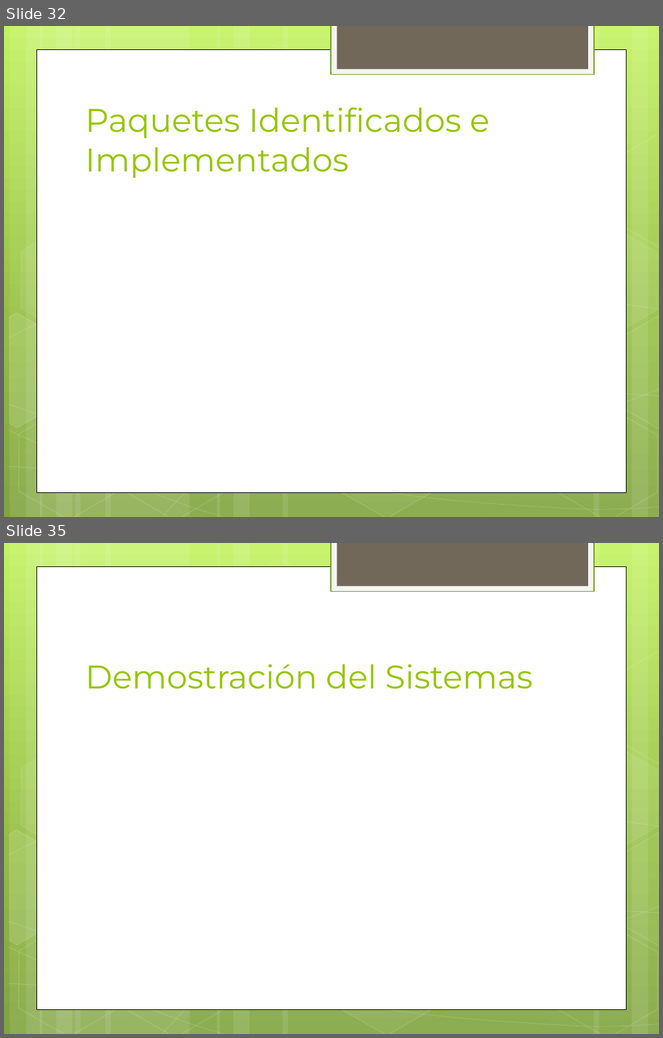
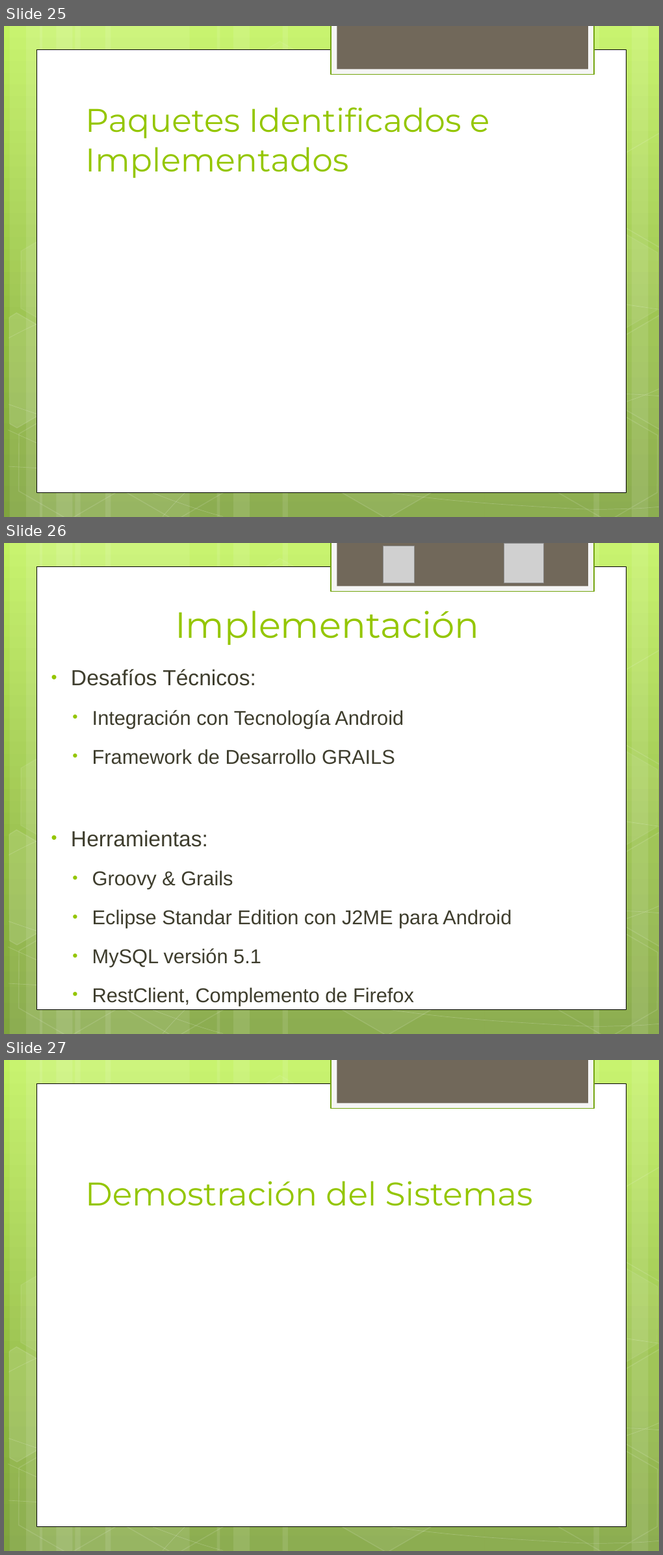
Before and after one commit to ptissera/habilitacion-profesional-2012-4k4, a slide deck: Documentacion/Proyecto/Presentacion Final/Exposicion Final.pptx. Shown one above the other, each under a label of ours: slides 32 and 35 before the commit, slides 25, 26 and 27 after it; the slides between them are not shown. The pictures are 663x1038 and 663x1555 pixels, drawn with LibreOffice and Linux fonts; fonts in the diff are those of the drawing; grey boxes stand for pictures. Boxes give left, top, right and bottom in pixels: in the first picture for what was removed or moved away, otherwise in the second. Text is boxed around its words. In the diff, an @@ line names an element or a change of style, - is before the commit and + after.

```diff
--- a/Documentacion/Proyecto/Presentacion Final/Exposicion Final.pptx
+++ b/Documentacion/Proyecto/Presentacion Final/Exposicion Final.pptx
@@ slide 26 added at (4, 543, 659, 1034), background gradient #C3F35F to #93BF3F to #81A53E; not listed: 31 template elements that a slide beside it also shows @@
@@ picture added at (384, 546, 415, 583) @@
@@ picture added at (504, 544, 545, 583) @@
@@ title added at (175, 611, 480, 645), 40 pt, text #94C600 @@
+Implementación
@@ text added at (71, 669, 512, 1006), 22 pt, text #3E3D2D @@
+• Desafíos Técnicos:
+  • Integración con Tecnología Android
+  • Framework de Desarrollo GRAILS
+• Herramientas:
+  • Groovy & Grails
+  • Eclipse Standar Edition con J2ME para Android
+  • MySQL versión 5.1
+  • RestClient, Complemento de Firefox
@@ what was slide 32 is now slide 25 @@
@@ what was slide 35 is now slide 27 @@
```
Also in this commit, not shown: 14 slides changed, 2 other slides added, 11 slides removed.
